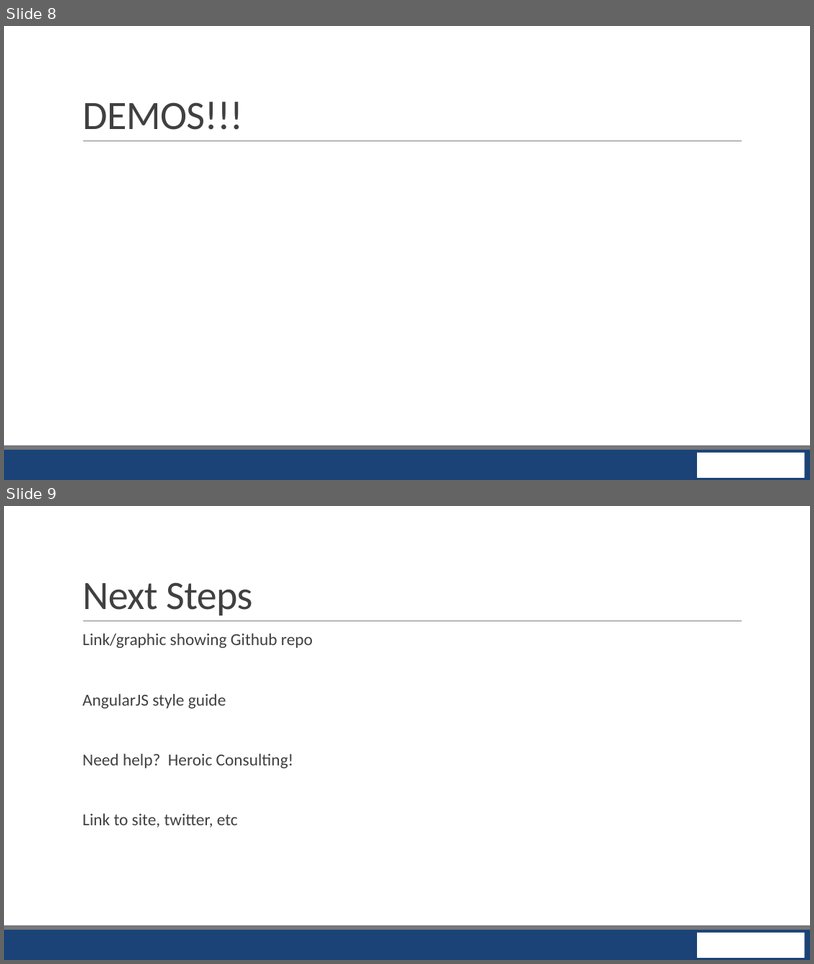
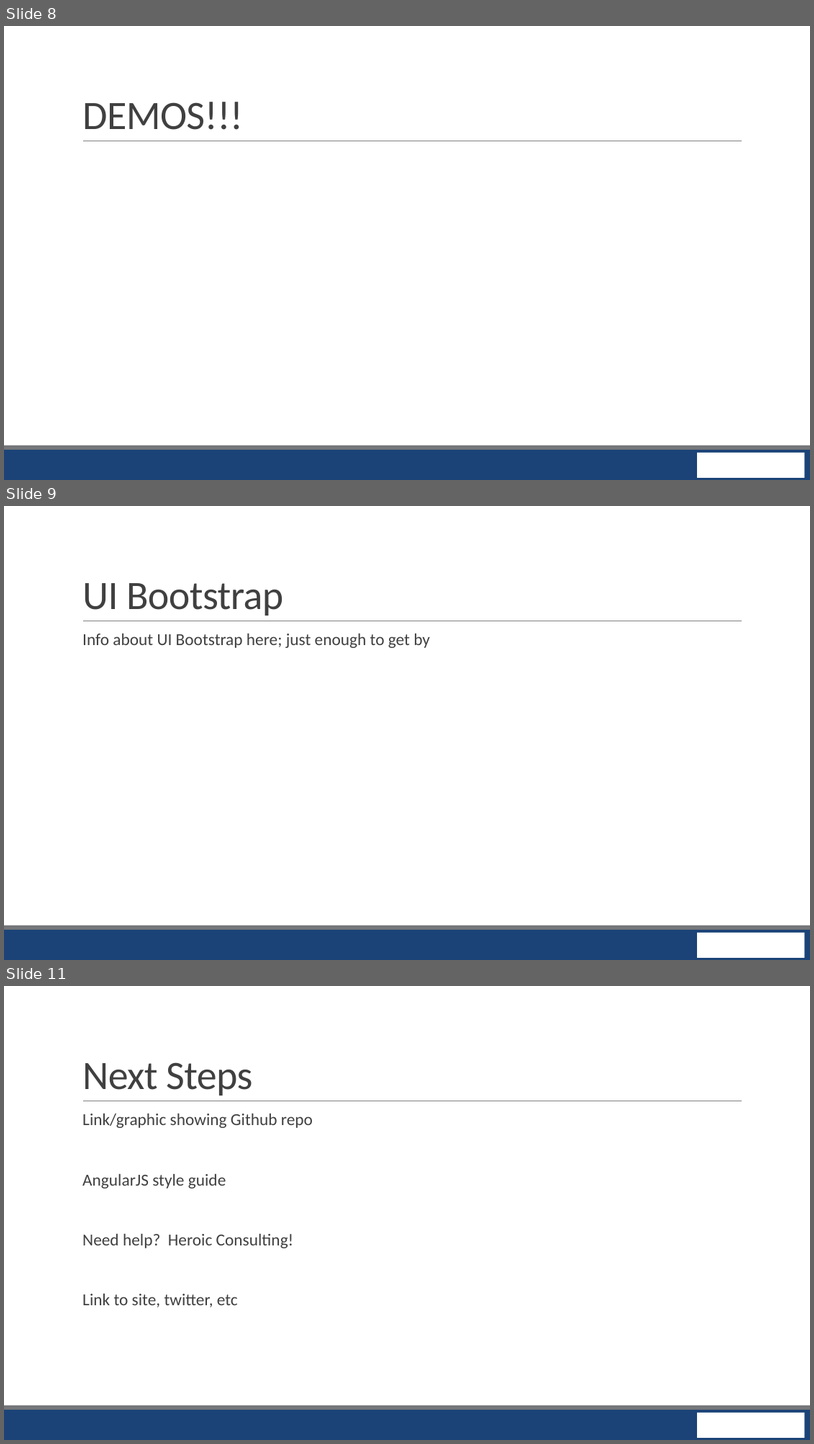
Before and after one commit to MattHoneycutt/intro-to-angular-for-aspnet-devs, a slide deck: intro-to-angularjs-for-aspnet-devs.pptx. Shown one above the other, each under a label of ours: slides 8 and 9 before the commit, slides 8, 9 and 11 after it; the slides between them are not shown. The pictures are 814x964 and 814x1444 pixels, drawn with LibreOffice and Linux fonts; fonts in the diff are those of the drawing; background and template pictures are left out. Boxes give left, top, right and bottom in pixels: in the first picture for what was removed or moved away, otherwise in the second. Text is boxed around its words. In the diff, an @@ line names an element or a change of style, - is before the commit and + after.

```diff
--- a/intro-to-angularjs-for-aspnet-devs.pptx
+++ b/intro-to-angularjs-for-aspnet-devs.pptx
@@ slide 9 added at box(4, 506, 810, 960), background #FFFFFF; not listed: 4 template elements that a slide beside it also shows @@
@@ title added at box(82, 583, 283, 615), 48 pt, text #404040 @@
+UI Bootstrap
@@ text added at box(82, 633, 430, 648), 20 pt, text #404040 @@
+  Info about UI Bootstrap here; just enough to get by
@@ what was slide 9 is now slide 11 @@
```
Also in this commit, not shown: 1 other slide added.
